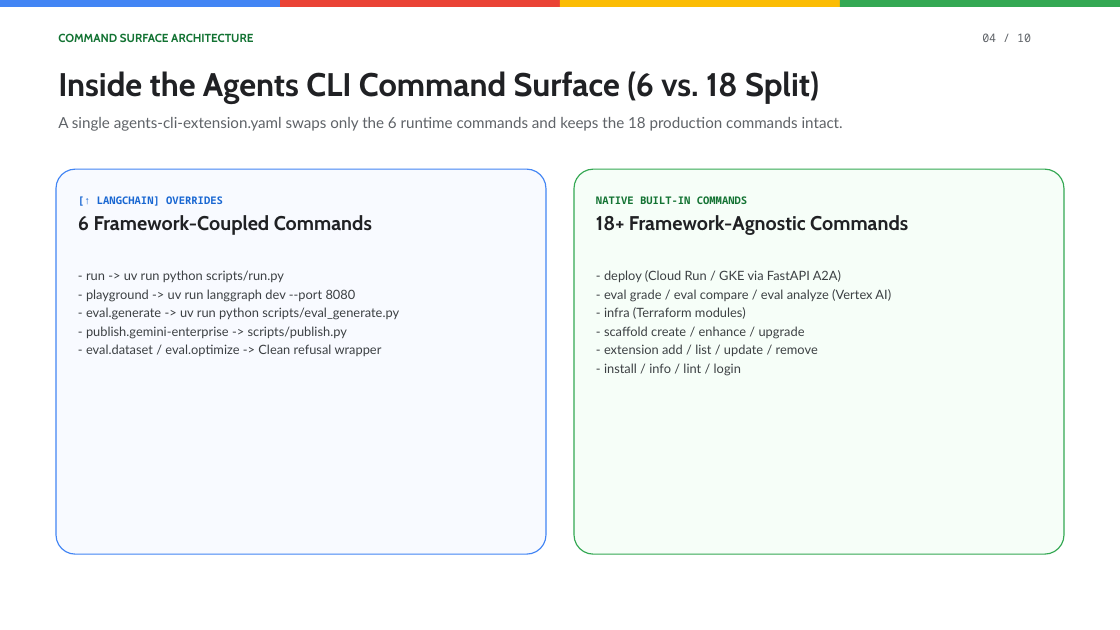
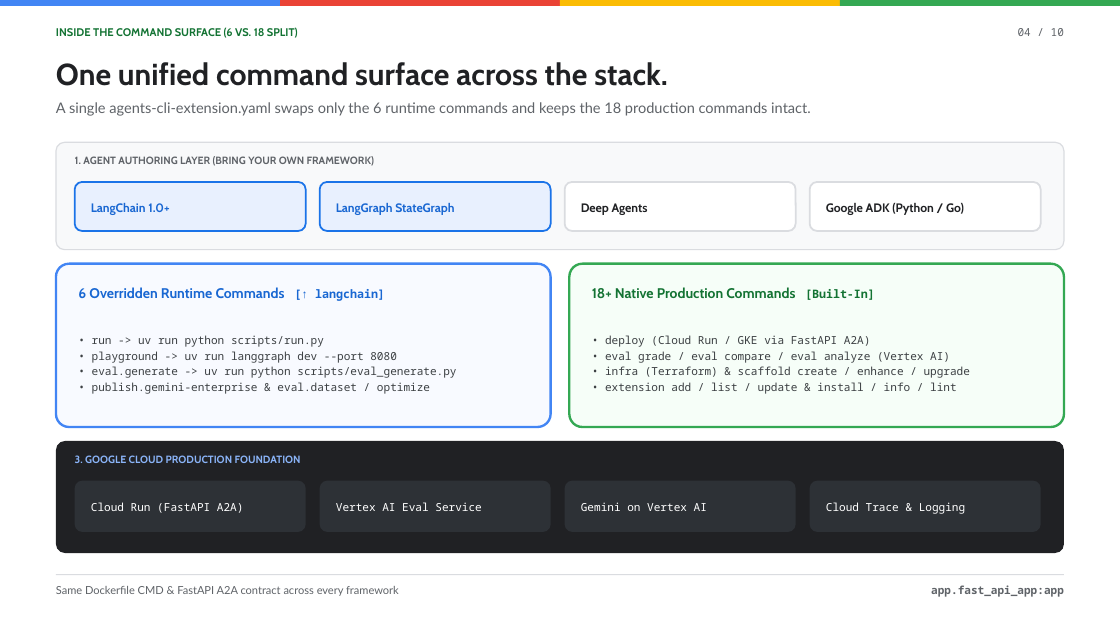
Before and after one commit to sanketbisne/scalfod-langgraph-agentscli, a slide deck: slide 4 of docs/Cloud_Next_27_Agents_CLI_LangGraph.pptx. Drawn at 1120x630 pixels with LibreOffice and Linux fonts; fonts in the diff are those of the drawing. Boxes give left, top, right and bottom in pixels: in the first picture for what was removed or moved away, otherwise in the second. Text is boxed around its words. In the diff, an @@ line names an element or a change of style, - is before the commit and + after.

Commit message:
docs: achieve 1-to-1 visual parity between HTML deck, PPTX, and Google Slides Apps Script

```diff
--- a/docs/Cloud_Next_27_Agents_CLI_LangGraph.pptx
+++ b/docs/Cloud_Next_27_Agents_CLI_LangGraph.pptx
@@ text at box(56, 27, 298, 38): text changed; size 10 to 9.5 pt @@
-COMMAND SURFACE ARCHITECTURE
+INSIDE THE COMMAND SURFACE (6 VS. 18 SPLIT)
@@ text "04 / 10": place and size @@
-text "04 / 10" at box(982, 33, 1031, 42)
+text "04 / 10" at box(1018, 28, 1064, 36)
@@ text "04 / 10" at box(1018, 28, 1064, 36): size 10 to 9.5 pt; alignment left to right; line spacing 1.2 to 1.18 @@
@@ text at box(56, 62, 668, 86): text changed; size 28 to 26 pt @@
-Inside the Agents CLI Command Surface (6 vs. 18 Split)
+One unified command surface across the stack.
@@ text "A single agents-cli-extension.yaml swaps only ...": place and size @@
-text "A single agents-cli-extension.yaml swaps only ..." at box(58, 117, 843, 131)
+text "A single agents-cli-extension.yaml swaps only ..." at box(56, 102, 811, 116)
@@ text "A single agents-cli-extension.yaml swaps only ..." at box(56, 102, 811, 116): size 13 to 12.5 pt; line spacing 1.2 to 1.18 @@
@@ rounded rectangle added at box(56, 142, 1065, 250), fill #F8F9FA, outline #DADCE0 1 pt @@
@@ text added at box(75, 156, 374, 166), 9 pt, text #5F6368, bold @@
+1. AGENT AUTHORING LAYER (BRING YOUR OWN FRAMEWORK)
@@ rounded rectangle added at box(75, 182, 306, 231), fill #E8F0FE, outline #1A73E8 1.5 pt, 10.5 pt, text #1967D2, bold @@
+LangChain 1.0+
@@ rounded rectangle added at box(320, 182, 551, 231), fill #E8F0FE, outline #1A73E8 1.5 pt, 10.5 pt, text #1967D2, bold @@
+LangGraph StateGraph
@@ rounded rectangle added at box(565, 182, 796, 231), fill #FFFFFF, outline #DADCE0 1.5 pt, 10.5 pt, text #202124, bold @@
+Deep Agents
@@ rounded rectangle added at box(810, 182, 1041, 231), fill #FFFFFF, outline #DADCE0 1.5 pt, 10.5 pt, text #202124, bold @@
+Google ADK (Python / Go)
@@ rounded rectangle "6 Overridden Runtime Commands [↑ ...": place and size @@
-rounded rectangle "6 Overridden Runtime Commands [↑ ..." at box(56, 169, 546, 554)
+rounded rectangle "6 Overridden Runtime Commands [↑ ..." at box(56, 264, 551, 427)
@@ rounded rectangle "6 Overridden Runtime Commands [↑ ..." at box(56, 264, 551, 427): outline #4285F4 1 pt to #4285F4 2 pt; proportions changed @@
@@ rounded rectangle "18+ Native Production Commands [Built-In]": place and size @@
-rounded rectangle "18+ Native Production Commands [Built-In]" at box(574, 169, 1064, 554)
+rounded rectangle "18+ Native Production Commands [Built-In]" at box(570, 264, 1065, 427)
@@ rounded rectangle "18+ Native Production Commands [Built-In]" at box(570, 264, 1065, 427): outline #34A853 1 pt to #34A853 2 pt; proportions changed @@
@@ text in rounded rectangle at box(78, 287, 456, 394): text changed; size 11 to 9.5 pt; font Lato to Noto Sans Mono @@
-[↑ LANGCHAIN] OVERRIDES
-6 Framework-Coupled Commands
-- run -> uv run python scripts/run.py
-- playground -> uv run langgraph dev --port 8080
-- eval.generate -> uv run python scripts/eval_generate.py
-- publish.gemini-enterprise -> scripts/publish.py
-- eval.dataset / eval.optimize -> Clean refusal wrapper
+6 Overridden Runtime Commands [↑ langchain]
+• run -> uv run python scripts/run.py
+• playground -> uv run langgraph dev --port 8080
+• eval.generate -> uv run python scripts/eval_generate.py
+• publish.gemini-enterprise & eval.dataset / optimize
@@ text in rounded rectangle at box(592, 287, 970, 394): text changed; size 11 to 9.5 pt; font Lato to Noto Sans Mono @@
-NATIVE BUILT-IN COMMANDS
-18+ Framework-Agnostic Commands
-- deploy (Cloud Run / GKE via FastAPI A2A)
-- eval grade / eval compare / eval analyze (Vertex AI)
-- infra (Terraform modules)
-- scaffold create / enhance / upgrade
-- extension add / list / update / remove
-- install / info / lint / login
+18+ Native Production Commands [Built-In]
+• deploy (Cloud Run / GKE via FastAPI A2A)
+• eval grade / eval compare / eval analyze (Vertex AI)
+• infra (Terraform) & scaffold create / enhance / upgrade
+• extension add / list / update & install / info / lint
@@ rounded rectangle added at box(56, 441, 1065, 553), fill #202124 @@
@@ text added at box(75, 455, 301, 463), 9 pt, text #8AB4F8, bold @@
+3. GOOGLE CLOUD PRODUCTION FOUNDATION
@@ rounded rectangle added at box(75, 481, 306, 532), fill #2D3136, 9.5 pt, text #FFFFFF @@
+Cloud Run (FastAPI A2A)
@@ rounded rectangle added at box(320, 481, 551, 532), fill #2D3136, 9.5 pt, text #FFFFFF @@
+Vertex AI Eval Service
@@ rounded rectangle added at box(565, 481, 796, 532), fill #2D3136, 9.5 pt, text #FFFFFF @@
+Gemini on Vertex AI
@@ rounded rectangle added at box(810, 481, 1041, 532), fill #2D3136, 9.5 pt, text #FFFFFF @@
+Cloud Trace & Logging
@@ rectangle added at box(56, 574, 1065, 575), fill #DADCE0 @@
@@ text added at box(56, 586, 399, 596), 9.5 pt, text #5F6368 @@
+Same Dockerfile CMD & FastAPI A2A contract across every framework
@@ text added at box(931, 585, 1064, 597), 9.5 pt, text #5F6368, bold @@
+app.fast_api_app:app
```
Also in this commit, not shown: 9 other slides changed, 2 other files.
